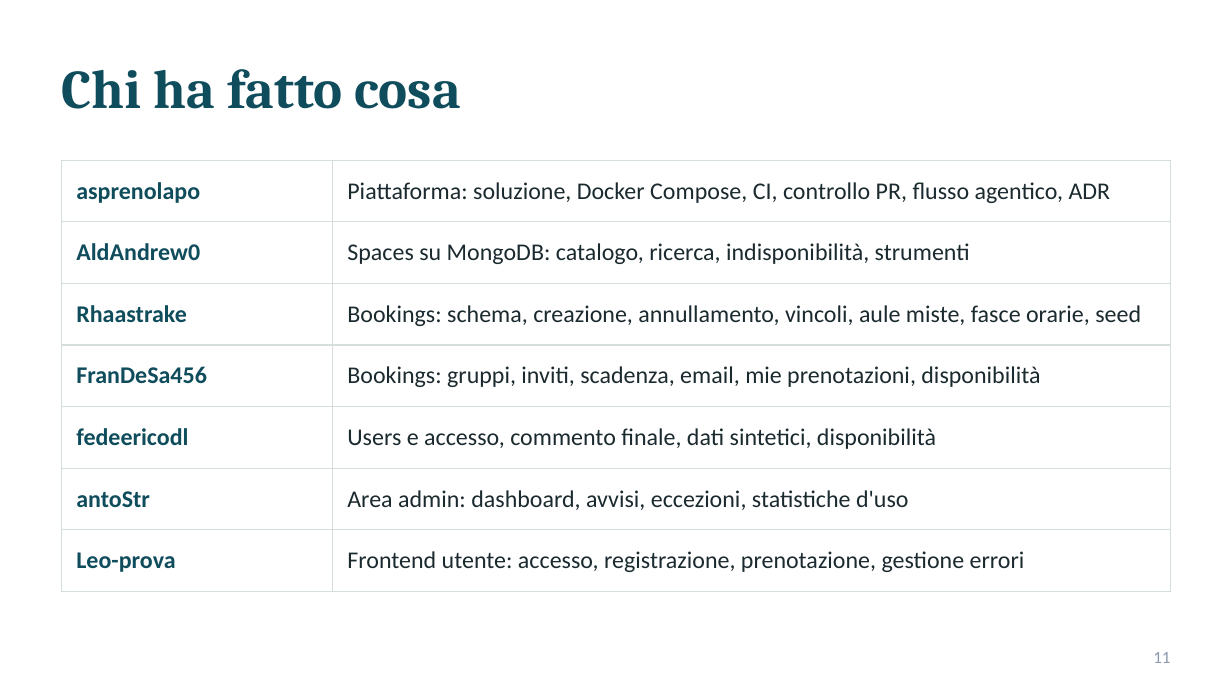
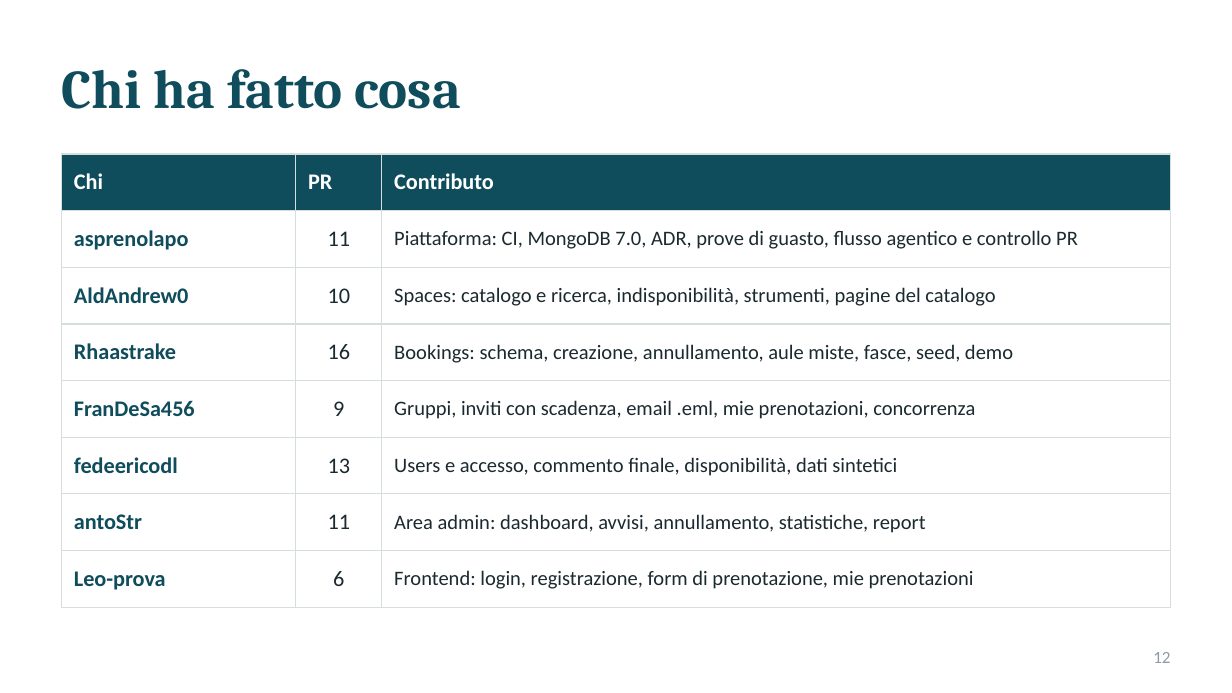
Before and after one commit to loggione-finale/smartcampus, a slide deck: slide 12 of docs/presentation-slides.pptx (slide 11 before the commit). Drawn at 1232x693 pixels with LibreOffice and Linux fonts; fonts in the diff are those of the drawing. Boxes give left, top, right and bottom in pixels: in the first picture for what was removed or moved away, otherwise in the second. Text is boxed around its words. In the diff, an @@ line names an element or a change of style, - is before the commit and + after.

```diff
--- a/docs/presentation-slides.pptx
+++ b/docs/presentation-slides.pptx
@@ table at (62, 154, 1170, 594) @@
-asprenolapo | Piattaforma: soluzione, Docker Compose, CI, controllo PR, flusso agentico, ADR
-AldAndrew0 | Spaces su MongoDB: catalogo, ricerca, indisponibilità, strumenti
-Rhaastrake | Bookings: schema, creazione, annullamento, vincoli, aule miste, fasce orarie, seed
-FranDeSa456 | Bookings: gruppi, inviti, scadenza, email, mie prenotazioni, disponibilità
-fedeericodl | Users e accesso, commento finale, dati sintetici, disponibilità
-antoStr | Area admin: dashboard, avvisi, eccezioni, statistiche d'uso
-Leo-prova | Frontend utente: accesso, registrazione, prenotazione, gestione errori
+Chi | PR | Contributo
+asprenolapo | 11 | Piattaforma: CI, MongoDB 7.0, ADR, prove di guasto, flusso agentico e controllo PR
+AldAndrew0 | 10 | Spaces: catalogo e ricerca, indisponibilità, strumenti, pagine del catalogo
+Rhaastrake | 16 | Bookings: schema, creazione, annullamento, aule miste, fasce, seed, demo
+FranDeSa456 | 9 | Gruppi, inviti con scadenza, email .eml, mie prenotazioni, concorrenza
+fedeericodl | 13 | Users e accesso, commento finale, disponibilità, dati sintetici
+antoStr | 11 | Area admin: dashboard, avvisi, annullamento, statistiche, report
+Leo-prova | 6 | Frontend: login, registrazione, form di prenotazione, mie prenotazioni
@@ table: place and size @@
-table at (62, 160, 1170, 576)
+table at (62, 154, 1170, 594)
@@ page number at (1153, 652, 1170, 663): text changed @@
-11
+12
```
Also in this commit, not shown: 3 other slides changed, 1 slide added, 1 other file.
